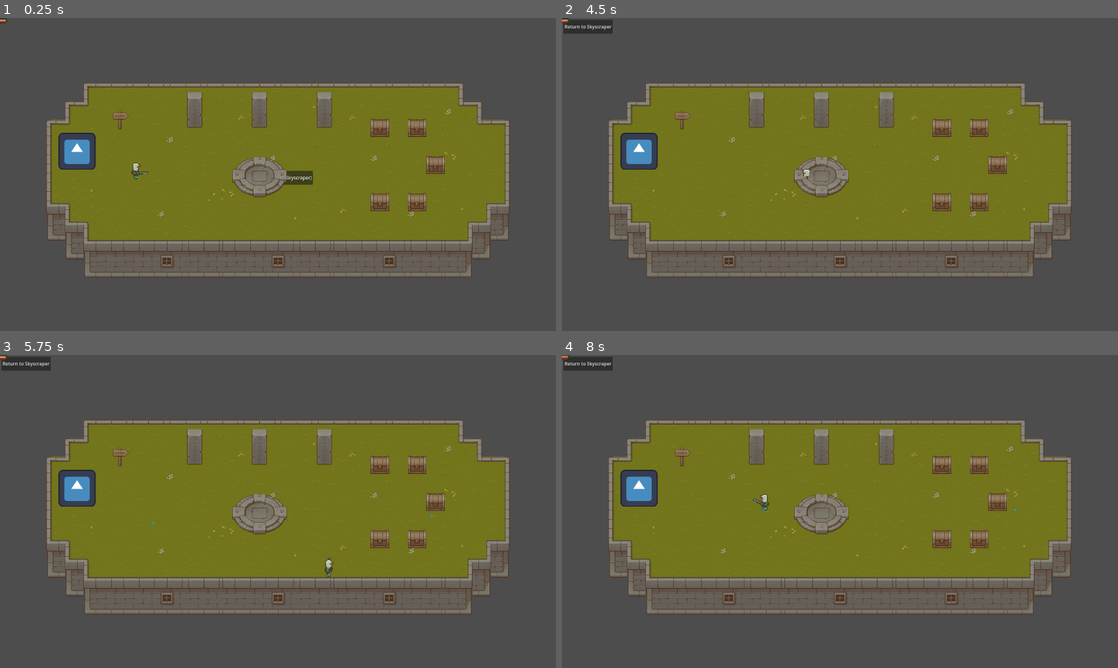
Above: before the commit, frames 1-4 (two rows, left to right).
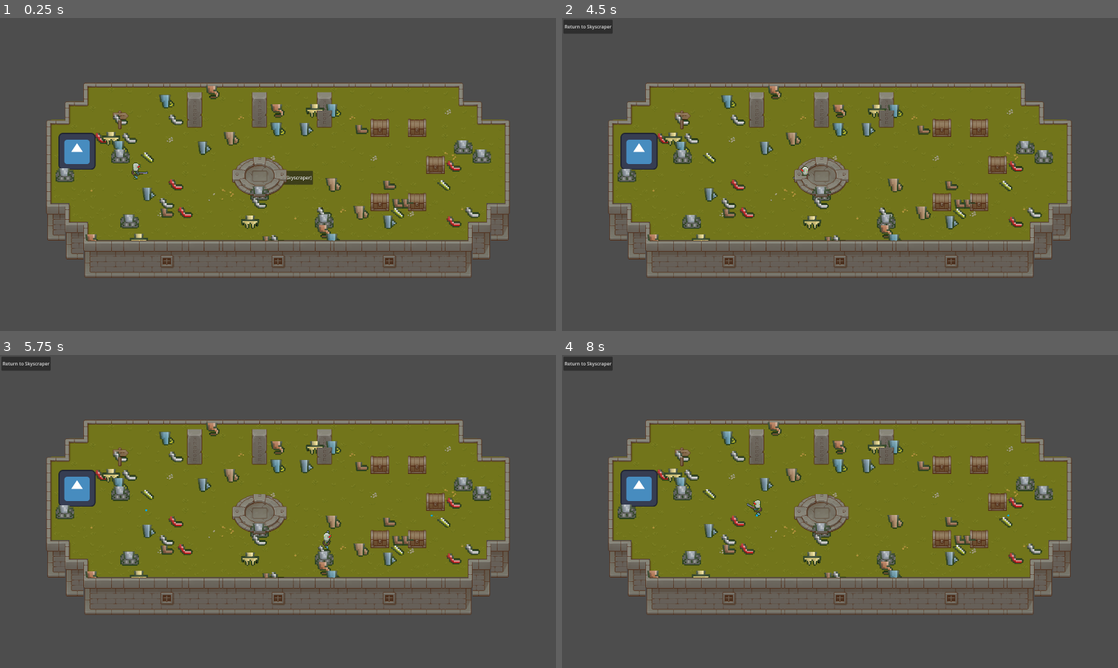
Above: after the commit, the same moments.

Repository: 100-Devs-1-Game/WildJamProject
Game: Godot game, scene res://modules/player/debug_map.tscn
Two runs of this game, one before a commit and one after it. Both use one fixed random seed, a clock stepped at 60 frames per second and the inputs below. This scene is started directly instead of the project's main scene. The engine's default icon, where the game draws it, is replaced by a stand-in: a white triangle on a blue panel in a dark square.
Inputs (mouse positions are in pixels of both pictures, inside the frame that each line leads up to):
- Up to frame 1 (0.25 s): no input
- Up to frame 2 (4.5 s): click "Start Game (Go to Skyscraper)" at 0.5 s; click "Go To Level" at 1.25 s; click "Return to Skyscraper" at 2 s; click "Go To Level" at 2.75 s; move the mouse to (962, 158) at 3.52 s; hold D (movement_right) 3.53-4.28 s; hold Shift (movement_sprint) 3.53-4.28 s; move the mouse to (728, 190) at 4.27 s; hold S (movement_down) from 4.28 s (still down); tap Shift (movement_sprint) at 4.35 s
- Up to frame 3 (5.75 s): move the mouse to (333, 442) at 5.02 s; release S (movement_down) at 5.03 s; hold D (movement_right) from 5.03 s (still down); hold Shift (movement_sprint) from 5.03 s (still down)
- Up to frame 4 (8 s): move the mouse to (812, 574) at 5.77 s; release D (movement_right) at 5.78 s; release Shift (movement_sprint) at 5.78 s; hold W (movement_up) 5.78-6.53 s; tap Shift (movement_sprint) at 5.85, 7.35 s; move the mouse to (1006, 558) at 6.52 s; hold Shift (movement_sprint) 6.53-7.28 s; hold A (movement_left) from 6.53 s (still down); move the mouse to (673, 464) at 7.27 s

The runs differ from the first frame. In frame 1, 3.4% of the frame differs, in the area x 0-89%, y 0-72%; in frame 2, 3.4%; in frame 3, 3.5%; in frame 4, 3.5%.

Commit message:
initial pickup system

Diff:
--- a/project/modules/items/item_instance.gd
+++ b/project/modules/items/item_instance.gd
@@ -1,12 +1,42 @@
 @tool
 class_name ItemInstance
 extends Node2D
+
+var item_id:=-1
+var tween: Tween
+
+func _ready() -> void:
+	$Area2D.connect("body_entered", body_entered)
+
+func body_entered(body: Node2D):
+	# TODO review if other entities (i.e. enemies) can pick up items, then we can change this logic
+	if body.has_method("pickup_item"):
+		body.pickup_item(self)
+		destroy_item()
+
+func destroy_item():
+	if tween:
+		tween.kill()
+	tween = create_tween()
+	tween.tween_property(mesh_instance, "scale", Vector3.ZERO, 0.5)
+	tween.tween_callback(queue_free)
+
+
+func load_item(item_id_:int):
+	# Intentionally avoiding using setters here since the default values also trigger setter calls on initialization
+	item_id = item_id_
+	var item_library = preload("res://assets/3d/items/item_drops.tscn").instantiate()
+	mesh_instance = item_library.get_child(item_id).duplicate()
+	mesh_instance.position = Vector3.ZERO
 
 @export var mesh_instance: MeshInstance3D:
 	set(m):
 		mesh_instance = m
 		if mesh_instance:
-			var tween := create_tween()
+			$SubViewport.add_child(mesh_instance)
+			if tween:
+				tween.kill()
+			tween = create_tween()
 			tween.tween_property(mesh_instance, "position:y", -1.0, 1.0)
 			tween.tween_property(mesh_instance, "position:y", 0.0, 1.0)
 			tween.set_loops()
--- a/project/modules/items/item_instance.tscn
+++ b/project/modules/items/item_instance.tscn
@@ -1,23 +1,34 @@
-[gd_scene load_steps=5 format=3 uid="uid://chm57kei2t3e5"]
+[gd_scene load_steps=7 format=3 uid="uid://chm57kei2t3e5"]
 
 [ext_resource type="Script" uid="uid://bh2hqowbl4c1s" path="res://modules/items/item_instance.gd" id="1_akx2o"]
-[ext_resource type="PackedScene" uid="uid://dyxivm3un4qhs" path="res://assets/3d/items/single/arm_01.tscn" id="1_qbqf5"]
 
 [sub_resource type="ViewportTexture" id="ViewportTexture_s4e2b"]
 viewport_path = NodePath("SubViewport")
+
+[sub_resource type="Environment" id="Environment_qbqf5"]
+ambient_light_color = Color(1, 1, 1, 1)
+ambient_light_energy = 0.5
+
+[sub_resource type="World3D" id="World3D_akx2o"]
+environment = SubResource("Environment_qbqf5")
 
 [sub_resource type="Environment" id="Environment_akx2o"]
 background_mode = 1
 background_color = Color(0, 0, 0, 0)
 
-[node name="ItemInstance" type="Node2D" node_paths=PackedStringArray("mesh_instance")]
+[sub_resource type="CapsuleShape2D" id="CapsuleShape2D_qbqf5"]
+radius = 16.0
+height = 64.0
+
+[node name="ItemInstance" type="Node2D"]
 script = ExtResource("1_akx2o")
-mesh_instance = NodePath("SubViewport/ARM01")
 
 [node name="Sprite2D" type="Sprite2D" parent="."]
 texture = SubResource("ViewportTexture_s4e2b")
 
 [node name="SubViewport" type="SubViewport" parent="."]
+own_world_3d = true
+world_3d = SubResource("World3D_akx2o")
 transparent_bg = true
 size = Vector2i(64, 64)
 
@@ -28,5 +39,8 @@
 [node name="DirectionalLight3D" type="DirectionalLight3D" parent="SubViewport"]
 transform = Transform3D(1, 0, 0, 0, 0.94690204, 0.32152206, 0, -0.32152206, 0.94690204, 0, 6.1311836, 0)
 
-[node name="ARM01" parent="SubViewport" instance=ExtResource("1_qbqf5")]
-transform = Transform3D(1, 0, 0, 0, 1, 0, 0, 0, 1, 0, -0.34541366, 0)
+[node name="Area2D" type="Area2D" parent="."]
+
+[node name="CollisionShape2D" type="CollisionShape2D" parent="Area2D"]
+rotation = 1.5707964
+shape = SubResource("CapsuleShape2D_qbqf5")
--- /dev/null
+++ b/project/modules/player/debug_map.gd
@@ -0,0 +1,27 @@
+extends Node2D
+
+@export var item_num := 50
+@export var terrain_reference: NodePath
+var terrain: TileMapLayer
+
+func _ready() -> void:
+	if terrain_reference:
+		terrain = get_node_or_null(terrain_reference) as TileMapLayer
+		spawn_items(item_num)
+
+
+func spawn_items(item_num_: int):
+	for i in item_num_:
+		var coords = terrain.get_used_cells().pick_random()
+		spawn_item(coords, randi() % 10)
+
+func spawn_item(coords: Vector2i, item_id: int):
+	if not terrain:
+		return
+	var item := preload("res://modules/items/item_instance.tscn").instantiate() as ItemInstance
+	item.load_item(item_id)
+	add_child(item)
+	# Items are centered, we need to add half the cell size to center them on the selected tile
+	item.position = terrain.map_to_local(coords) + terrain.tile_set.tile_size * 0.5
+	# Since the scale of the terrain layer is 2x, we need to scale the item positions as well.
+	item.position *= terrain.scale
--- a/project/modules/player/debug_map.tscn
+++ b/project/modules/player/debug_map.tscn
@@ -1,6 +1,7 @@
 [gd_scene load_steps=23 format=4 uid="uid://bij2gt0m1r71w"]
 
 [ext_resource type="PackedScene" uid="uid://h2lk2e0pam0g" path="res://modules/player/player.tscn" id="1_5ydlk"]
+[ext_resource type="Script" uid="uid://b1clykhmyy28s" path="res://modules/player/debug_map.gd" id="1_cychg"]
 [ext_resource type="Texture2D" uid="uid://m335mn7k50ir" path="res://assets_external/placeholders/basic-topdown/TX Tileset Grass.png" id="2_ud308"]
 [ext_resource type="Texture2D" uid="uid://dg4dejbg8xkon" path="res://assets_external/placeholders/basic-topdown/TX Tileset Stone Ground.png" id="3_qcm26"]
 [ext_resource type="Texture2D" uid="uid://vnanpg0u6fux" path="res://assets_external/placeholders/basic-topdown/TX Plant.png" id="4_cychg"]
@@ -11,7 +12,6 @@
 [ext_resource type="Texture2D" uid="uid://6pxn481uvxgq" path="res://assets_external/placeholders/basic-topdown/TX Struct.png" id="9_irdpc"]
 [ext_resource type="Texture2D" uid="uid://d2tqsnern3bxe" path="res://assets_external/placeholders/basic-topdown/TX Tileset Wall.png" id="10_kgu46"]
 [ext_resource type="PackedScene" uid="uid://833q7u8hgfk5" path="res://modules/enemies/enemy.tscn" id="11_ud308"]
-[ext_resource type="PackedScene" uid="uid://chm57kei2t3e5" path="res://modules/items/item_instance.tscn" id="12_qcm26"]
 
 [sub_resource type="TileSetAtlasSource" id="TileSetAtlasSource_fwl07"]
 texture = ExtResource("2_ud308")
@@ -2168,6 +2168,8 @@
 
 [node name="DebugMap" type="Node2D"]
 y_sort_enabled = true
+script = ExtResource("1_cychg")
+terrain_reference = NodePath("Terrain")
 
 [node name="Terrain" type="TileMapLayer" parent="."]
 z_index = -1
@@ -2187,5 +2189,3 @@
 
 [node name="Enemy" parent="." instance=ExtResource("11_ud308")]
 position = Vector2(266, 460)
-
-[node name="ItemInstance" parent="." instance=ExtResource("12_qcm26")]
--- a/project/modules/player/player.gd
+++ b/project/modules/player/player.gd
@@ -1,3 +1,4 @@
+class_name IsometricPlayer
 extends CharacterBody2D
 
 @export_group("Movement Settings")
@@ -39,6 +40,8 @@
 
 func _physics_process(delta: float) -> void:
 	var input_vector = Input.get_vector("movement_left", "movement_right", "movement_up", "movement_down")
+	# Since this is an isometric perspective, reduce vertical movement, assuming a 45 degree camera, the movement is halved
+	input_vector.y *= 0.5
 	var current_max_speed = walk_speed
 	if Input.is_action_pressed("movement_sprint"):
 		current_max_speed = sprint_speed
@@ -94,3 +97,7 @@
 				nearest_enemy = enemy
 
 	return nearest_enemy
+
+func pickup_item(item: ItemInstance):
+	prints("The player picked up the item with ID:", item.item_id)
+	# TODO apply item properties to the player or add it to their inventory
Not shown, added: project/modules/player/debug_map.gd.uid
